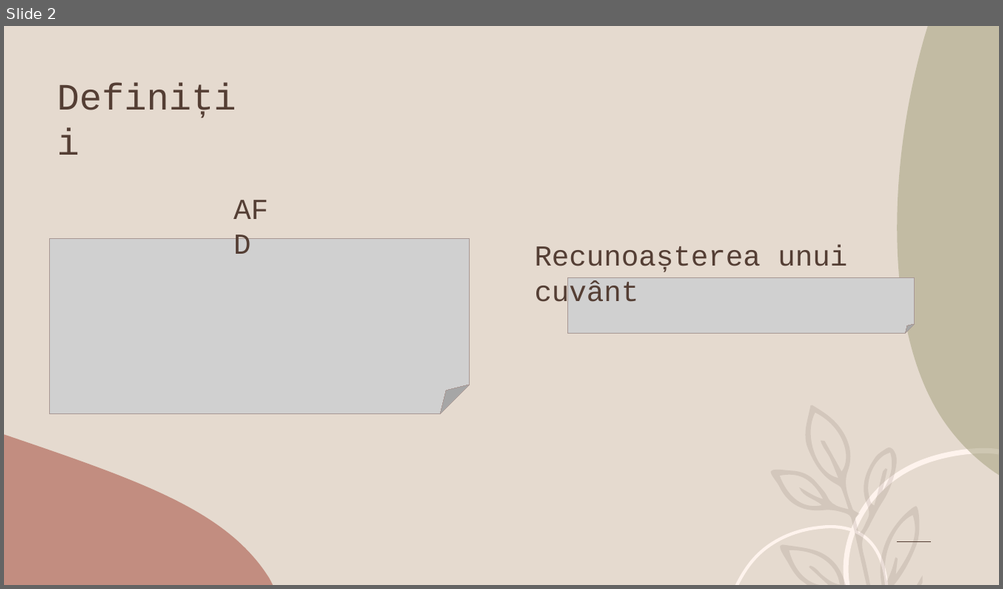
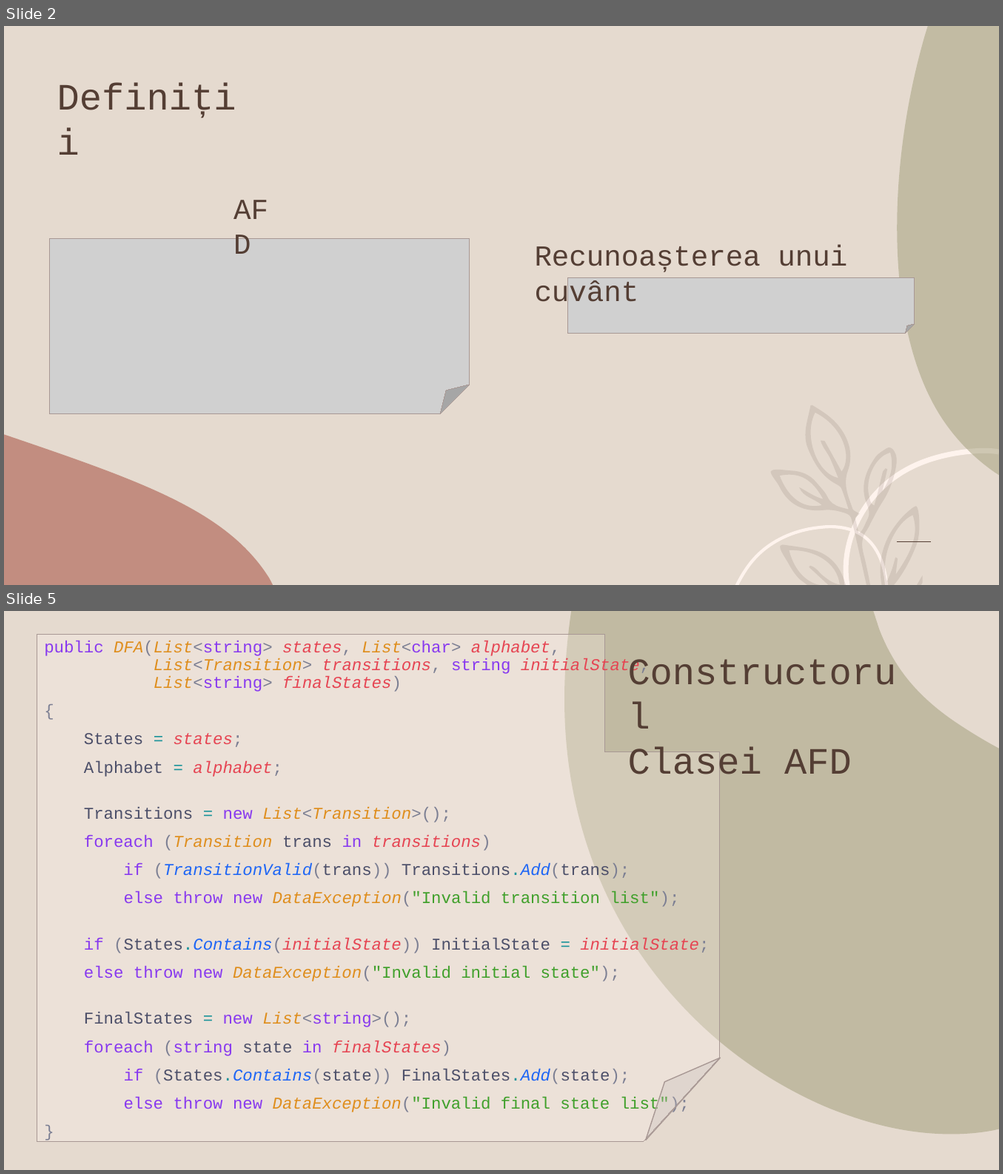
Before and after one commit to Irseora/Limbaje-Formale, a slide deck: DFA/Automat Finit Determinist.pptx. Shown one above the other, each under a label of ours: slide 2 before the commit, slides 2 and 5 after it; the slides between them are not shown. The pictures are 1003x589 and 1003x1174 pixels, drawn with LibreOffice and Linux fonts; fonts in the diff are those of the drawing; grey boxes stand for pictures; background and template pictures are left out. Boxes give left, top, right and bottom in pixels: in the first picture for what was removed or moved away, otherwise in the second. Text is boxed around its words. In the diff, an @@ line names an element or a change of style, - is before the commit and + after.

```diff
--- a/DFA/Automat Finit Determinist.pptx
+++ b/DFA/Automat Finit Determinist.pptx
@@ slide 5 added at (x1=4, y1=611, x2=999, y2=1170), background #E5DACF @@
@@ freeform shape added at (x1=564, y1=611, x2=999, y2=1135), fill #A09D79 at 52% opacity @@
@@ freeform shape added at (x1=37, y1=635, x2=720, y2=1143), fill #FEF3ED at 30% opacity, outline #A89894 0.75 pt, 16 pt, text #4C4F69 @@
+public DFA(List<string> states, List<char> alphabet,
+List<Transition> transitions, string initialState,
+List<string> finalStates)
+{
+States = states;
+Alphabet = alphabet;
+Transitions = new List<Transition>();
+foreach (Transition trans in transitions)
+if (TransitionValid(trans)) Transitions.Add(trans);
+else throw new DataException("Invalid transition list");
+if (States.Contains(initialState)) InitialState = initialState;
+else throw new DataException("Invalid initial state");
+FinalStates = new List<string>();
+foreach (string state in finalStates)
+if (States.Contains(state)) FinalStates.Add(state);
+else throw new DataException("Invalid final state list");
+}
@@ text added at (x1=628, y1=746, x2=851, y2=775), 36 pt, text #543E34 @@
+Constructorul
+Clasei AFD
@@ freeform shape added at (x1=646, y1=1058, x2=720, y2=1141), fill #C4BAB7 at 30% opacity, outline #A89894 1 pt @@
```
Also in this commit, not shown: 6 slides changed, 10 other slides added, 7 slides removed, 2 other files.
